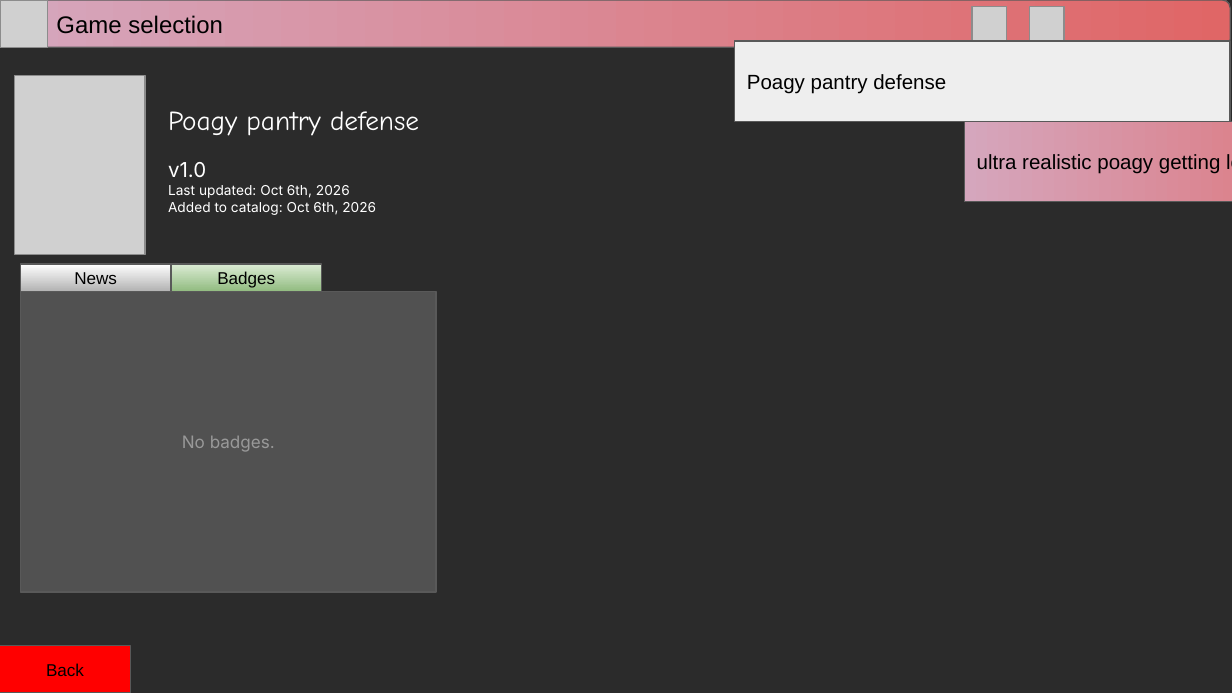
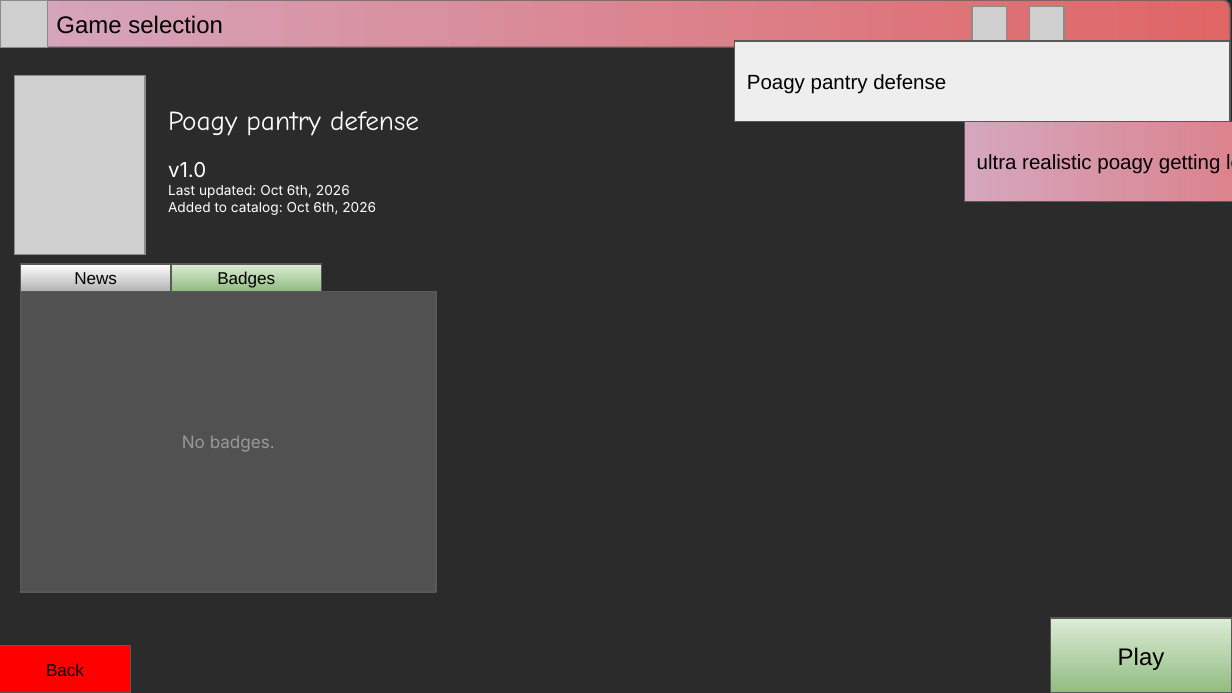
Before and after one commit to RitPigDev/poagy.gs-plus, a slide deck: slide 3 of poagy.gs+.pptx. Drawn at 1232x693 pixels with LibreOffice and Linux fonts; fonts in the diff are those of the drawing; grey boxes stand for pictures; background and template pictures are left out; a plain dark background stands for a picture behind light text. Boxes give left, top, right and bottom in pixels: in the first picture for what was removed or moved away, otherwise in the second. Text is boxed around its words. In the diff, an @@ line names an element or a change of style, - is before the commit and + after.

```diff
--- a/poagy.gs+.pptx
+++ b/poagy.gs+.pptx
@@ rectangle added at bbox=[1051, 618, 1232, 693], fill gradient #DCECD5 to #92BC81, outline #595959 0.75 pt, 14 pt, text #000000 @@
+Play
```
Also in this commit, not shown: 4 other slides changed, 1 slide added.
